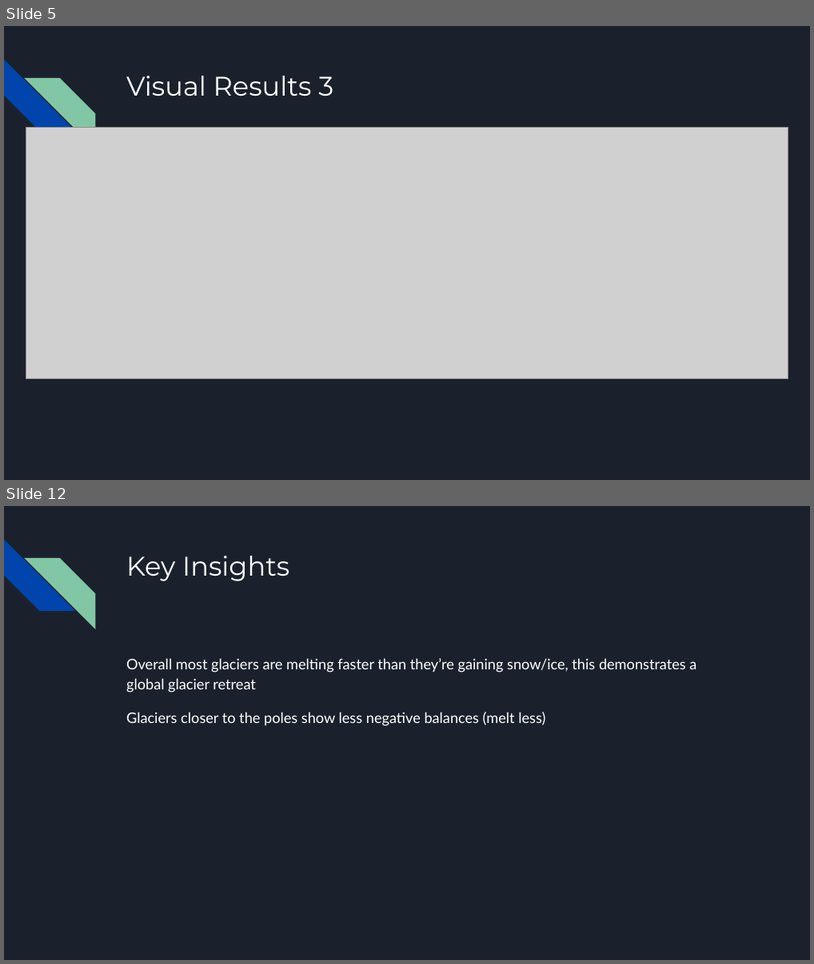
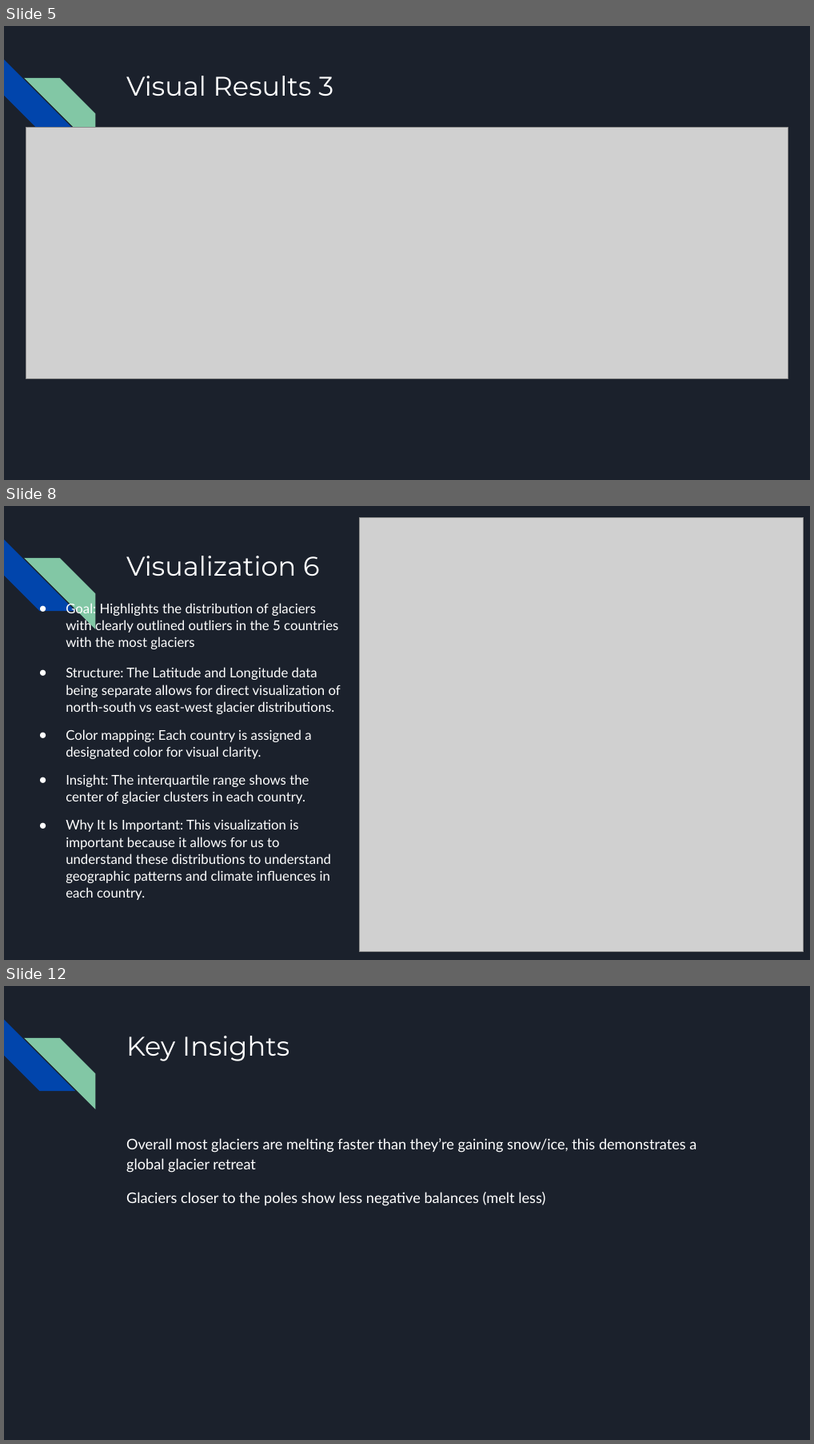
Before and after one commit to VodkaNoodles/CS445-GROUP8, a slide deck: CS445 SLIDES.pptx. Shown one above the other, each under a label of ours: slides 5 and 12 before the commit, slides 5, 8 and 12 after it; the slides between them are not shown. The pictures are 814x964 and 814x1444 pixels, drawn with LibreOffice and Linux fonts; fonts in the diff are those of the drawing; grey boxes stand for pictures. Boxes give left, top, right and bottom in pixels: in the first picture for what was removed or moved away, otherwise in the second. Text is boxed around its words. In the diff, an @@ line names an element or a change of style, - is before the commit and + after.

```diff
--- a/CS445 SLIDES.pptx
+++ b/CS445 SLIDES.pptx
@@ slide 8 added at <box>4,506,810,960</box>, background #1B212C; not listed: 2 template elements that a slide beside it also shows @@
@@ picture added at <box>360,517,804,951</box> @@
@@ title added at <box>126,556,319,576</box>, 24 pt, text #FFFFFF @@
+Visualization 6
@@ text added at <box>66,602,341,900</box>, 12 pt, text #FFFFFF @@
+● Goal: Highlights the distribution of glaciers with clearly outlined outliers in the 5 countries with the most glaciers
+● Structure: The Latitude and Longitude data being separate allows for direct visualization of north-south vs east-west glacier distributions.
+● Color mapping: Each country is assigned a designated color for visual clarity.
+● Insight: The interquartile range shows the center of glacier clusters in each country.
+● Why It Is Important: This visualization is important because it allows for us to understand these distributions to understand geographic patterns and climate influences in each country.
```
Also in this commit, not shown: 3 slides changed, 2 other slides added, 3 slides removed.
